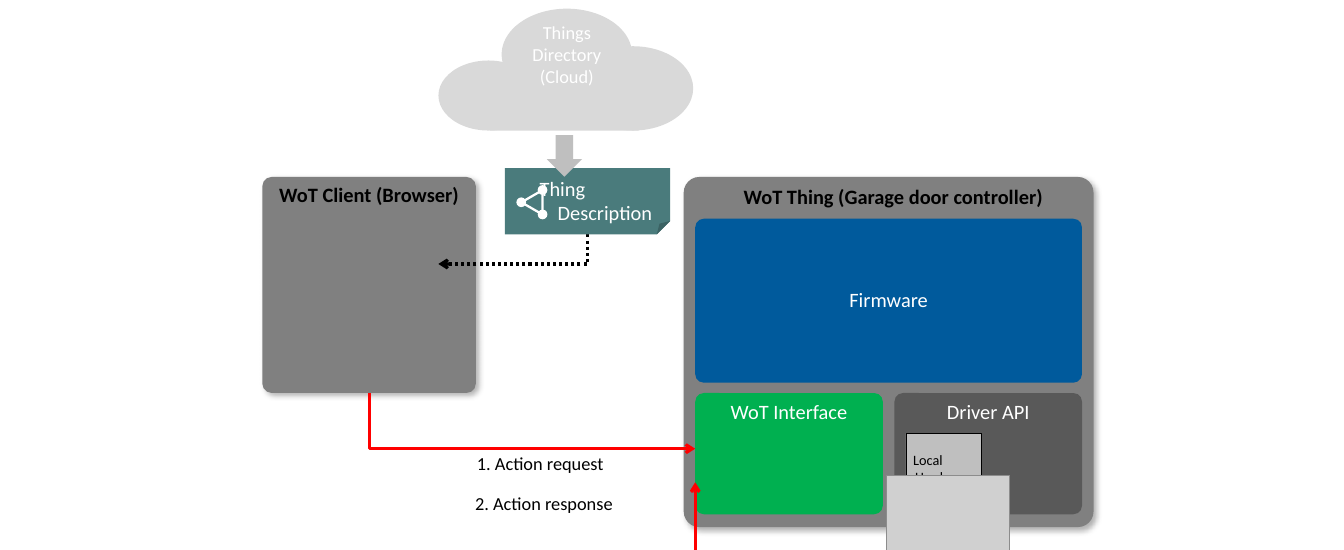
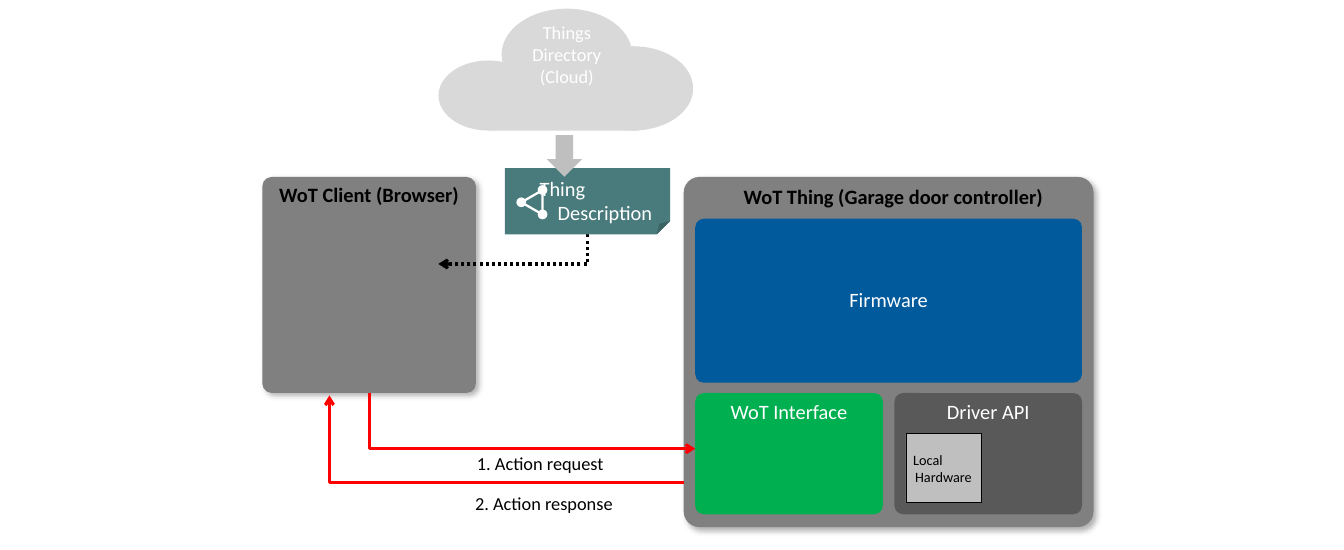
Before and after one commit to w3c/wot-security, a slide deck: slide 2 of images/Security_scenarios.pptx. Drawn at 1344x550 pixels with LibreOffice and Linux fonts; fonts in the diff are those of the drawing; grey boxes stand for pictures. Boxes give left, top, right and bottom in pixels: in the first picture for what was removed or moved away, otherwise in the second. Text is boxed around its words. In the diff, an @@ line names an element or a change of style, - is before the commit and + after.

```diff
--- a/images/Security_scenarios.pptx
+++ b/images/Security_scenarios.pptx
@@ elbow arrow moved from (1050, 550) - (695, 482) to (684, 483) - (329, 395) @@
@@ picture removed at [886,475,1010,550] @@
```
Also in this commit, not shown: 3 other slides changed, 3 slides added, 4 other files.
